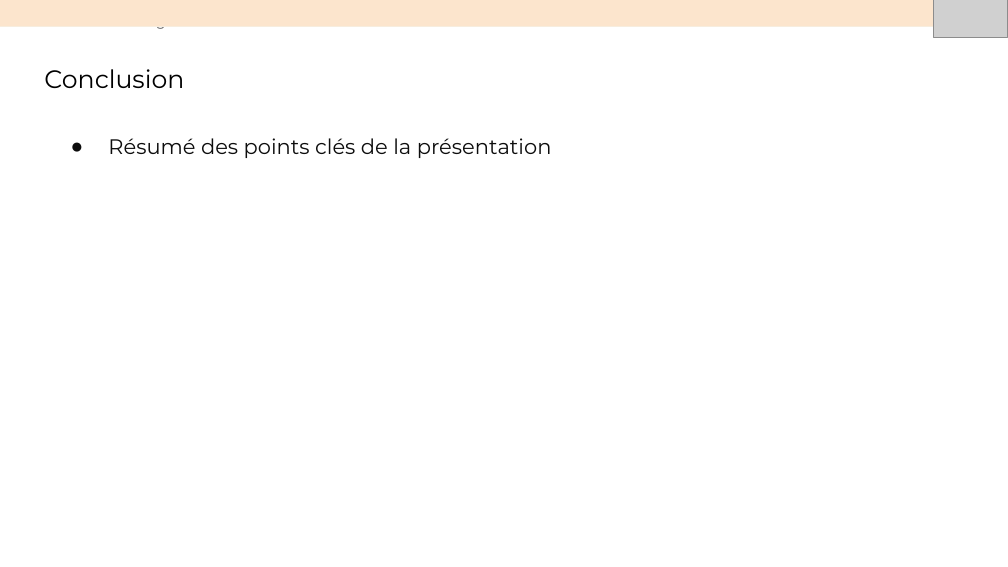
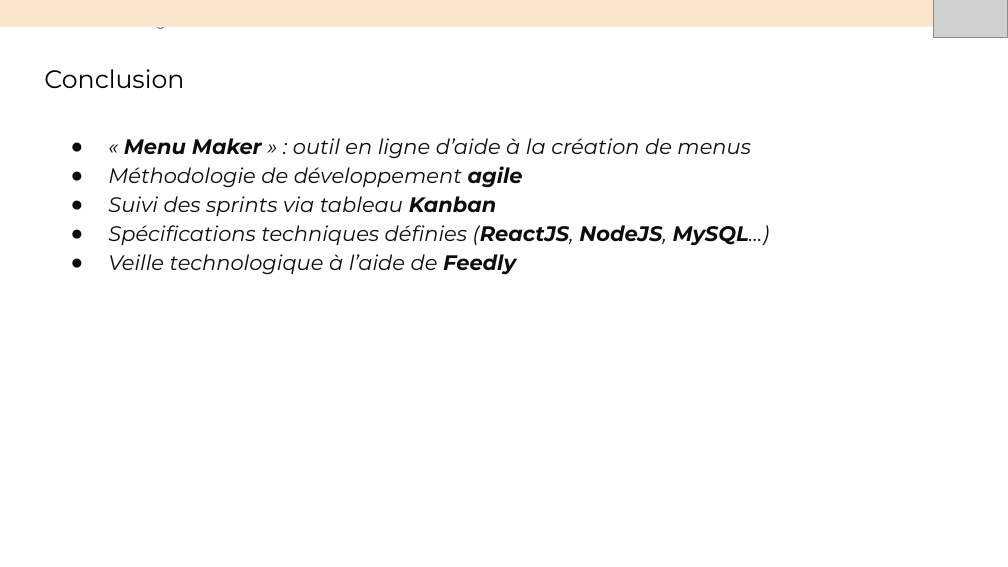
Before and after one commit to sunny-biard/MenuMaker, a slide deck: slide 19 of BIARD_Sunny_4_presentation_052024.pptx (slide 16 before the commit). Drawn at 1008x567 pixels with LibreOffice and Linux fonts; fonts in the diff are those of the drawing; grey boxes stand for pictures. Boxes give left, top, right and bottom in pixels: in the first picture for what was removed or moved away, otherwise in the second. Text is boxed around its words. In the diff, an @@ line names an element or a change of style, - is before the commit and + after.

```diff
--- a/BIARD_Sunny_4_presentation_052024.pptx
+++ b/BIARD_Sunny_4_presentation_052024.pptx
@@ text at [108, 138, 770, 275]: text changed; italic on @@
-● Résumé des points clés de la présentation
+● « Menu Maker » : outil en ligne d’aide à la création de menus
+● Méthodologie de développement agile
+● Suivi des sprints via tableau Kanban
+● Spécifications techniques définies (ReactJS, NodeJS, MySQL…)
+● Veille technologique à l’aide de Feedly
```
Also in this commit, not shown: 7 other slides changed, 3 slides added, 5 other files.
